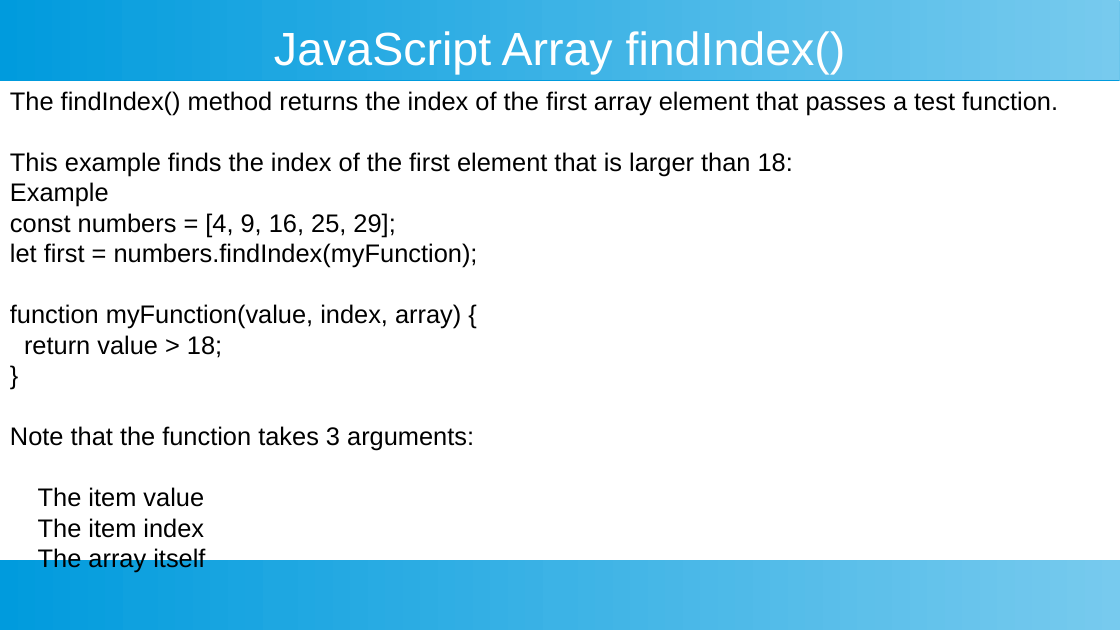
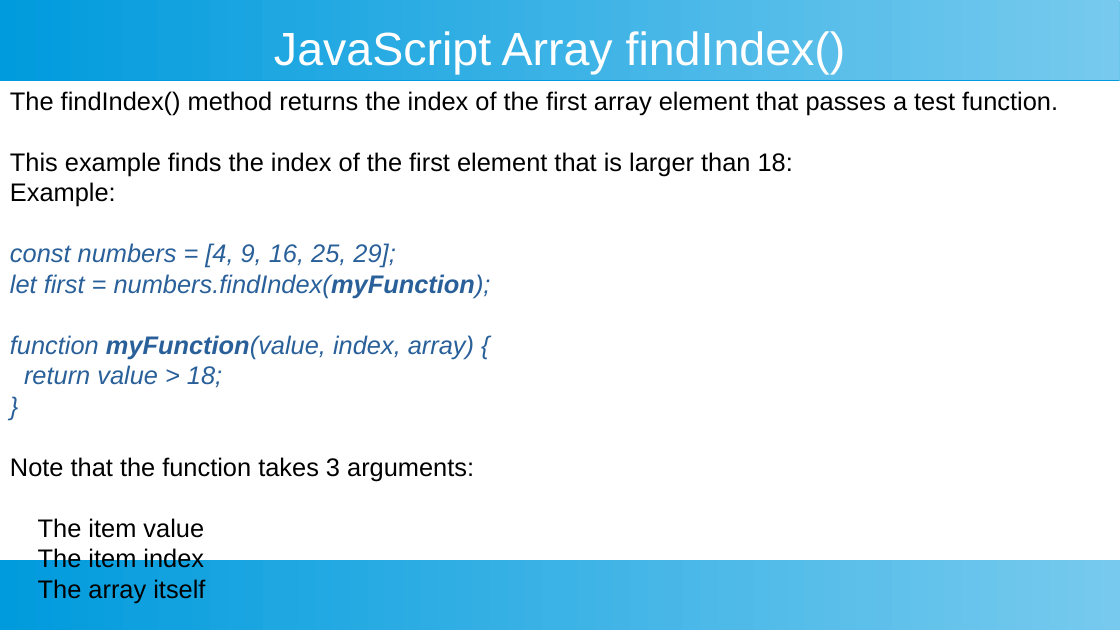
Before and after one commit to ashishjain1547/public_lessons_in_javascript, a slide deck: slide 24 of 7_Arrays in Detail/4 - array iteration.odp (slide 15 before the commit). Drawn at 1120x630 pixels with LibreOffice and Linux fonts; fonts in the diff are those of the drawing. Boxes give left, top, right and bottom in pixels: in the first picture for what was removed or moved away, otherwise in the second. Text is boxed around its words. In the diff, an @@ line names an element or a change of style, - is before the commit and + after.

```diff
--- a/7_Arrays in Detail/4 - array iteration.odp
+++ b/7_Arrays in Detail/4 - array iteration.odp
@@ text at (10, 182, 116, 207): text changed @@
-Example
+Example:
@@ text at (10, 243, 491, 388): text colour #000000 to #2A6099, italic on in "const numbers = [4, 9, 16, 25, ...", "let first = numbers.findIndex(myFunction);", "function myFunction(value, index, array) {", "return value > 18;" and 1 more places; bold on in "numbers.findIndex(myFunction);", "myFunction(value," @@
```
Also in this commit, not shown: 9 other slides changed, 10 slides added, 6 other files.
